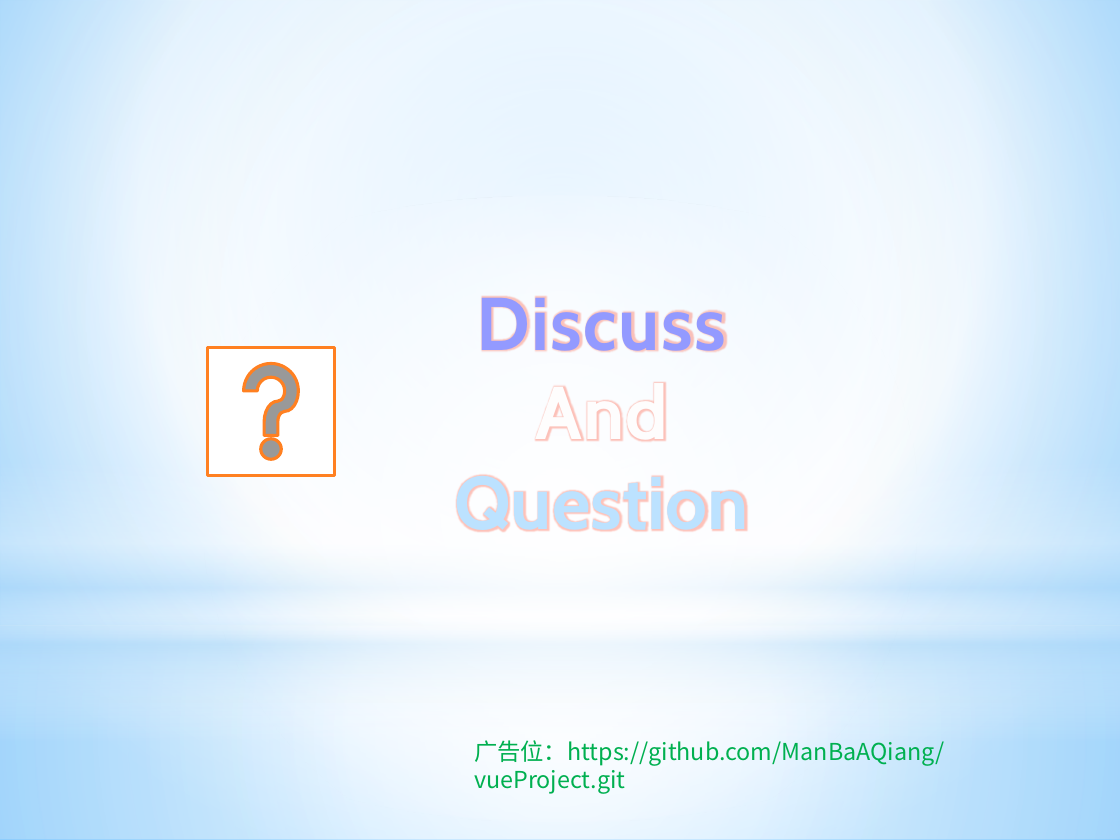
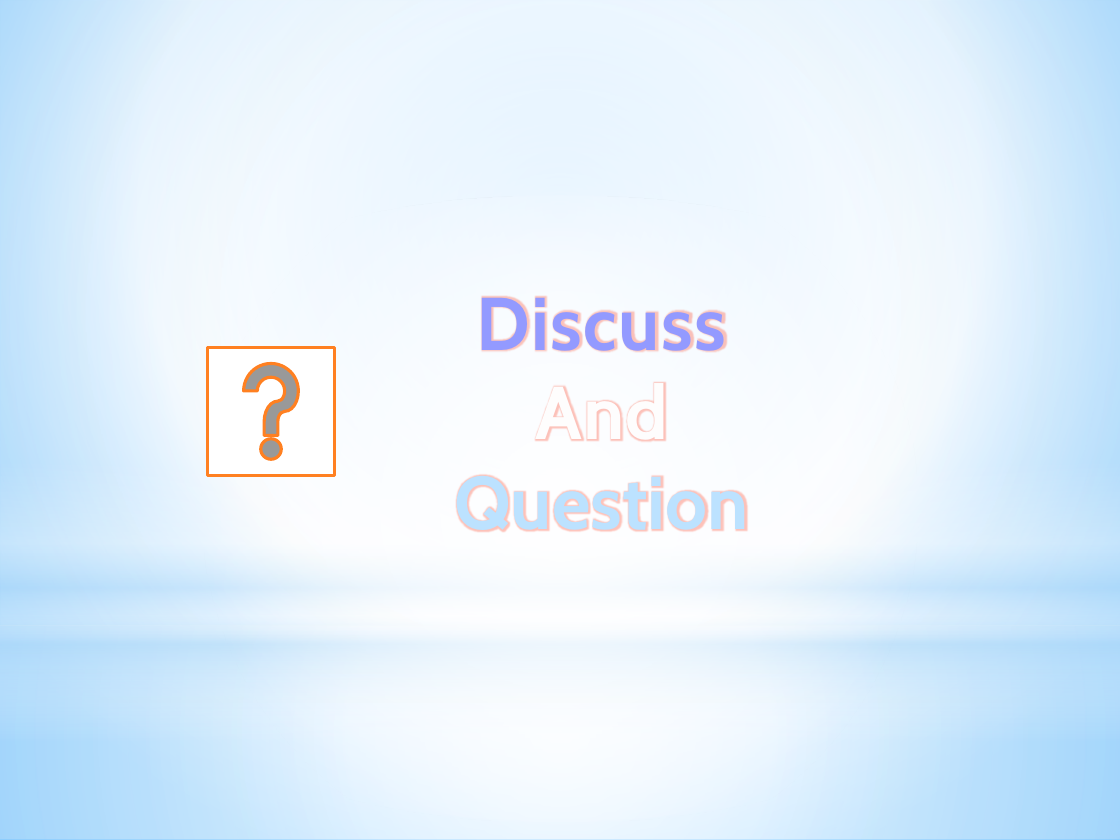
Before and after one commit to ManBaAQiang/vueProject, a slide deck: slide 22 of vue初探.pptx (slide 21 before the commit). Drawn at 1120x840 pixels with LibreOffice and Linux fonts; fonts in the diff are those of the drawing. Boxes give left, top, right and bottom in pixels: in the first picture for what was removed or moved away, otherwise in the second. Text is boxed around its words. In the diff, an @@ line names an element or a change of style, - is before the commit and + after.

```diff
--- a/vue初探.pptx
+++ b/vue初探.pptx
@@ text removed at [474, 740, 945, 794] @@
-广告位：https://github.com/ManBaAQiang/vueProject.git
```
Also in this commit, not shown: 9 other slides changed, 1 slide added, 12 other files.
